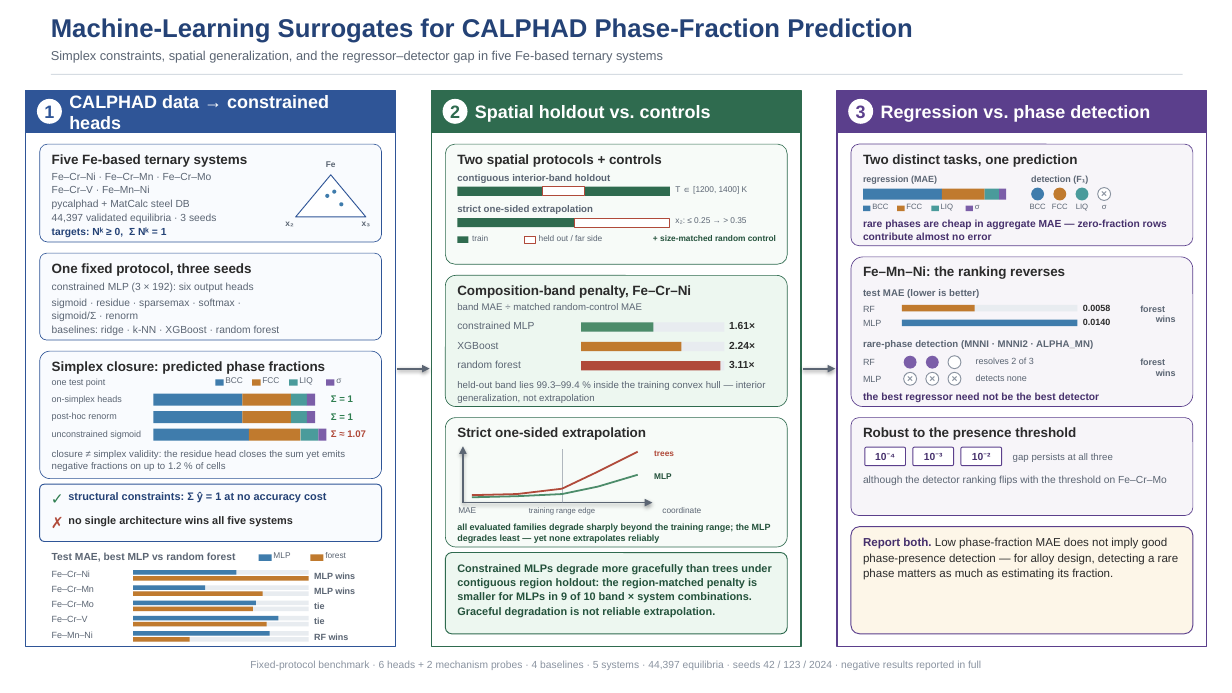
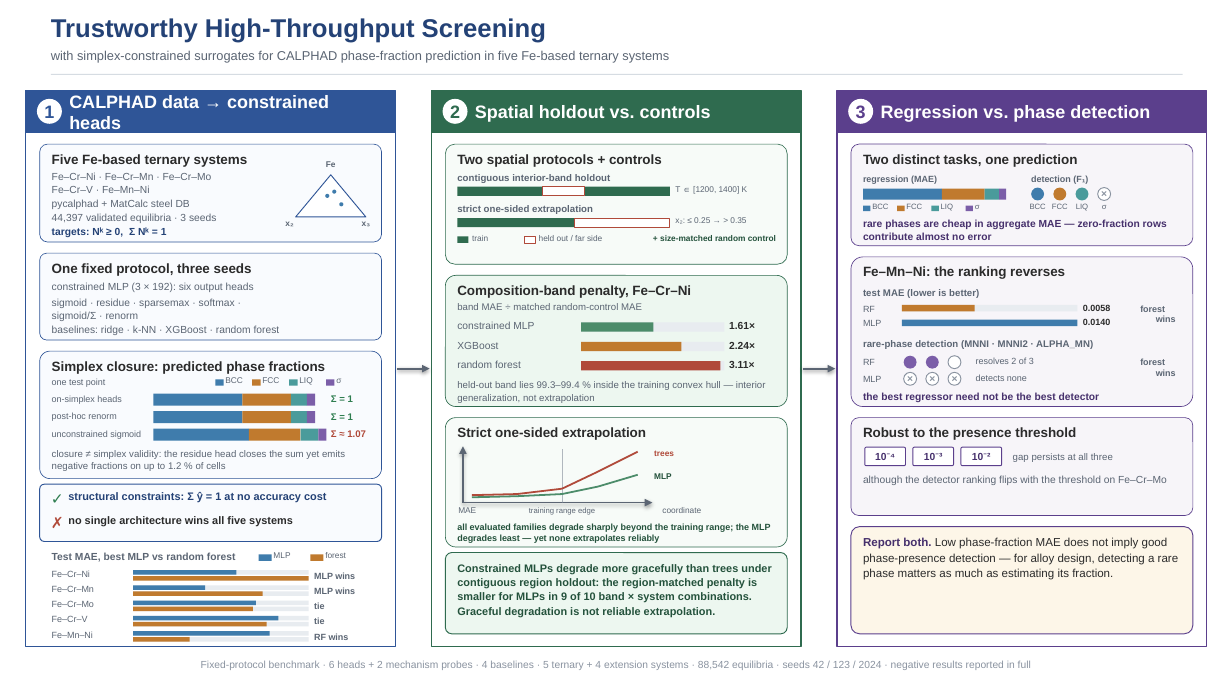
Before and after one commit to user4072/CALPHAD-based-Phase-Fraction-Prediction, a slide deck: slide 1 of Graphical_Abstract_fe_surrogate.pptx. Drawn at 1232x693 pixels with LibreOffice and Linux fonts; fonts in the diff are those of the drawing. Boxes give left, top, right and bottom in pixels: in the first picture for what was removed or moved away, otherwise in the second. Text is boxed around its words. In the diff, an @@ line names an element or a change of style, - is before the commit and + after.

Commit message:
Title sync: SI header/visible title, graphical abstract, README (nine systems, 88542 rows, audit 588/0/7, 60pp); SI stale Section 4 -> 10 ref

```diff
--- a/Graphical_Abstract_fe_surrogate.pptx
+++ b/Graphical_Abstract_fe_surrogate.pptx
@@ text at (51, 18, 546, 43): text changed @@
-Machine-Learning Surrogates for CALPHAD Phase-Fraction Prediction
+Trustworthy High-Throughput Screening
@@ text at (51, 50, 669, 63): text changed @@
-Simplex constraints, spatial generalization, and the regressor–detector gap in five Fe-based ternary systems
+with simplex-constrained surrogates for CALPHAD phase-fraction prediction in five Fe-based ternary systems
@@ text at (201, 660, 1031, 670): text changed @@
-Fixed-protocol benchmark · 6 heads + 2 mechanism probes · 4 baselines · 5 systems · 44,397 equilibria · seeds 42 / 123 / 2024 · negative results reported in full
+Fixed-protocol benchmark · 6 heads + 2 mechanism probes · 4 baselines · 5 ternary + 4 extension systems · 88,542 equilibria · seeds 42 / 123 / 2024 · negative results reported in full
```
Also in this commit, not shown: 3 other files.
